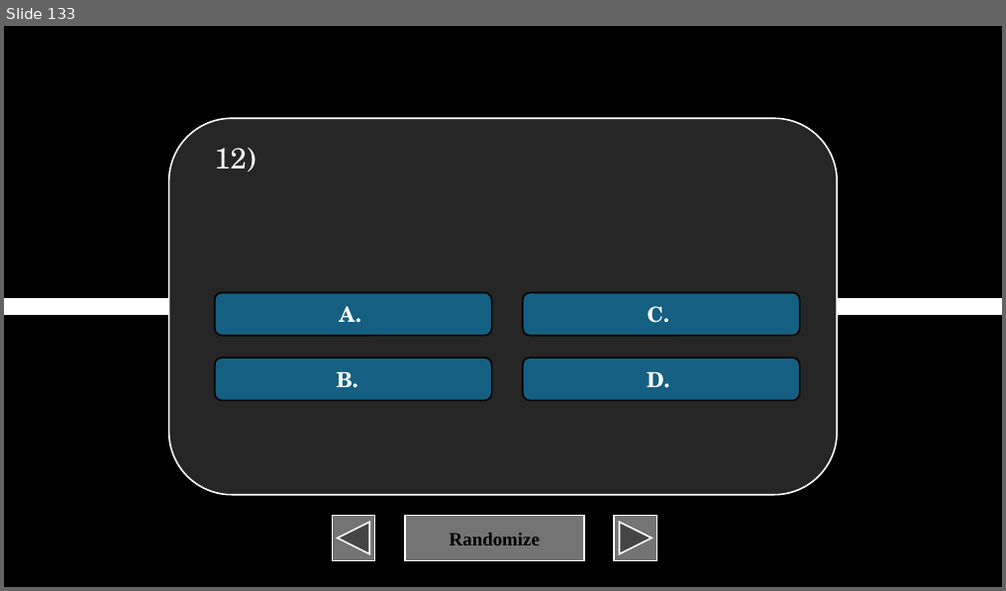
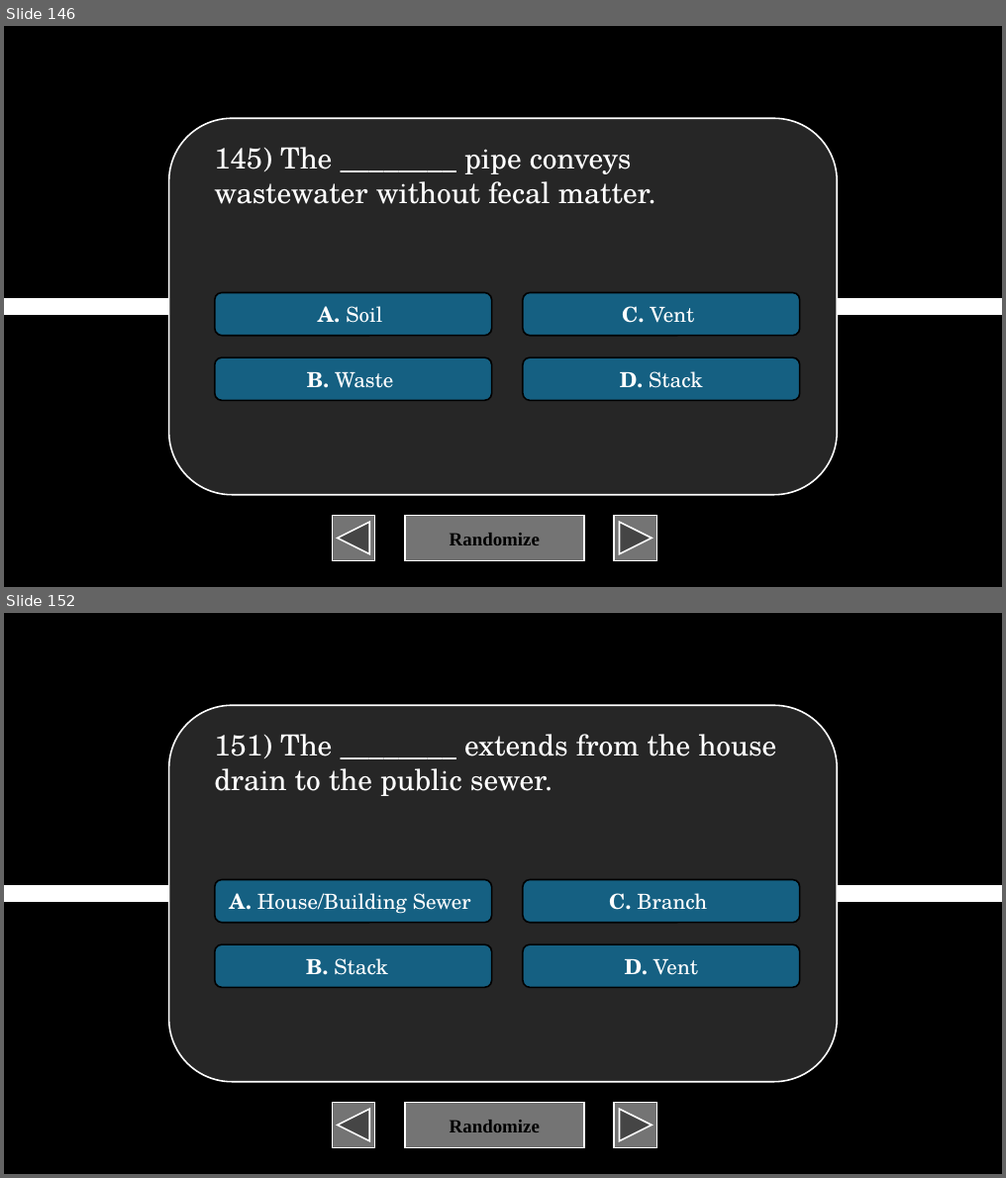
Before and after one commit to XIvanSolomonX/Archi-Reviewer, a slide deck: BulUti2.pptm. Shown one above the other, each under a label of ours: slide 133 before the commit, slides 146 and 152 after it; the slides between them are not shown. The pictures are 1006x591 and 1006x1178 pixels, drawn with LibreOffice and Linux fonts; fonts in the diff are those of the drawing. Boxes give left, top, right and bottom in pixels: in the first picture for what was removed or moved away, otherwise in the second. Text is boxed around its words. In the diff, an @@ line names an element or a change of style, - is before the commit and + after.

```diff
--- a/BulUti2.pptm
+++ b/BulUti2.pptm
@@ slide 152 added at box(4, 613, 1002, 1174), background #000000 @@
@@ rounded rectangle added at box(168, 705, 837, 1081), fill #262626, outline #FFFFFF 1.5 pt @@
@@ text added at box(214, 734, 777, 796), 28 pt, text #FFFFFF @@
+151) The ________ extends from the house drain to the public sewer.
@@ rounded rectangle added at box(215, 879, 492, 922), fill #156082, outline #000000 1.5 pt, 20 pt, text #FFFFFF @@
+A. House/Building Sewer
@@ rounded rectangle added at box(523, 879, 800, 922), fill #156082, outline #000000 1.5 pt, 20 pt, text #FFFFFF @@
+C. Branch
@@ line added from (4, 894) to (1002, 894), #FFFFFF 16 pt @@
@@ rounded rectangle added at box(215, 945, 492, 987), fill #156082, outline #000000 1.5 pt, 20 pt, text #FFFFFF @@
+B. Stack
@@ rounded rectangle added at box(523, 945, 800, 987), fill #156082, outline #000000 1.5 pt, 20 pt, text #FFFFFF @@
+D. Vent
@@ action button back previous added at box(332, 1103, 374, 1149), fill #747474, outline #FFFFFF 1.5 pt @@
@@ action button blank added at box(405, 1103, 584, 1149), fill #747474, outline #FFFFFF 1.5 pt, 18 pt, text #000000, bold @@
+Randomize
@@ action button forward next added at box(614, 1103, 656, 1149), fill #747474, outline #FFFFFF 1.5 pt @@
@@ what was slide 133 is now slide 146 @@
@@ slide 146 changed as well @@
@@ text at box(214, 147, 656, 204): text changed @@
-12)
+145) The ________ pipe conveys wastewater without fecal matter.
@@ text in rounded rectangle at box(318, 306, 382, 323): text changed; bold off @@
-A.
+A. Soil
@@ text in rounded rectangle at box(622, 306, 694, 323): text changed; bold off @@
-C.
+C. Vent
@@ text in rounded rectangle at box(307, 372, 393, 388): text changed; bold off @@
-B.
+B. Waste
@@ text in rounded rectangle at box(620, 372, 703, 388): text changed; bold off @@
-D.
+D. Stack
```
Also in this commit, not shown: 11 other slides changed, 56 other slides added, 1 other file.
